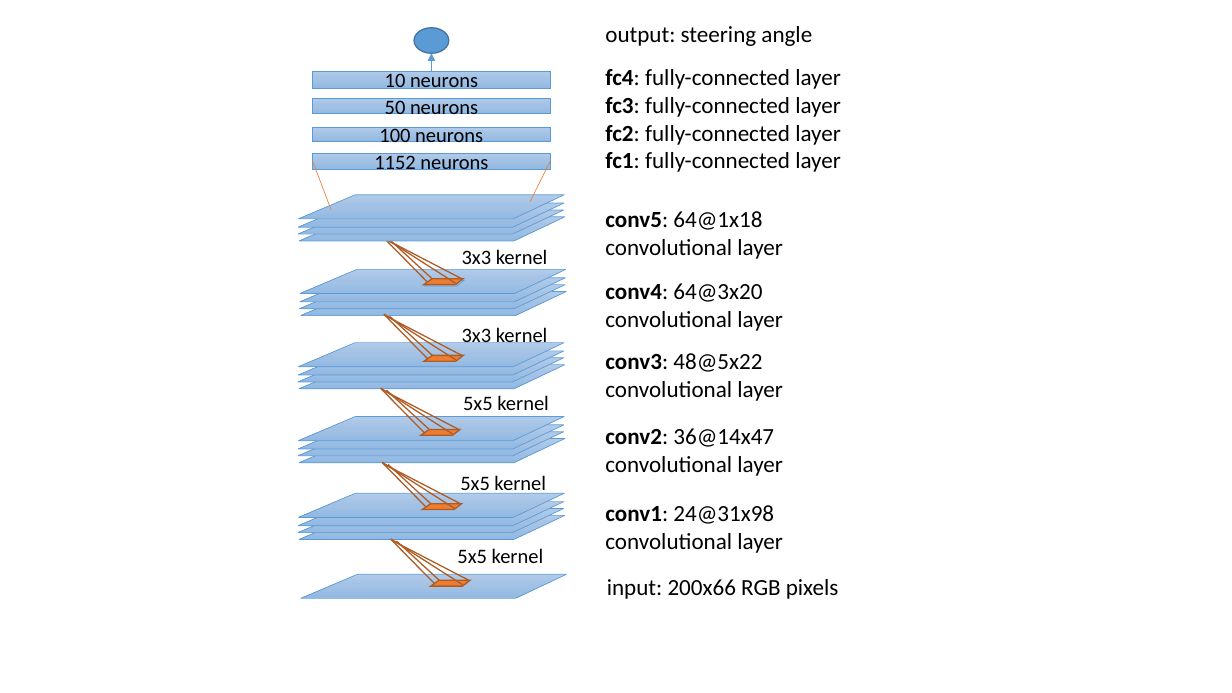
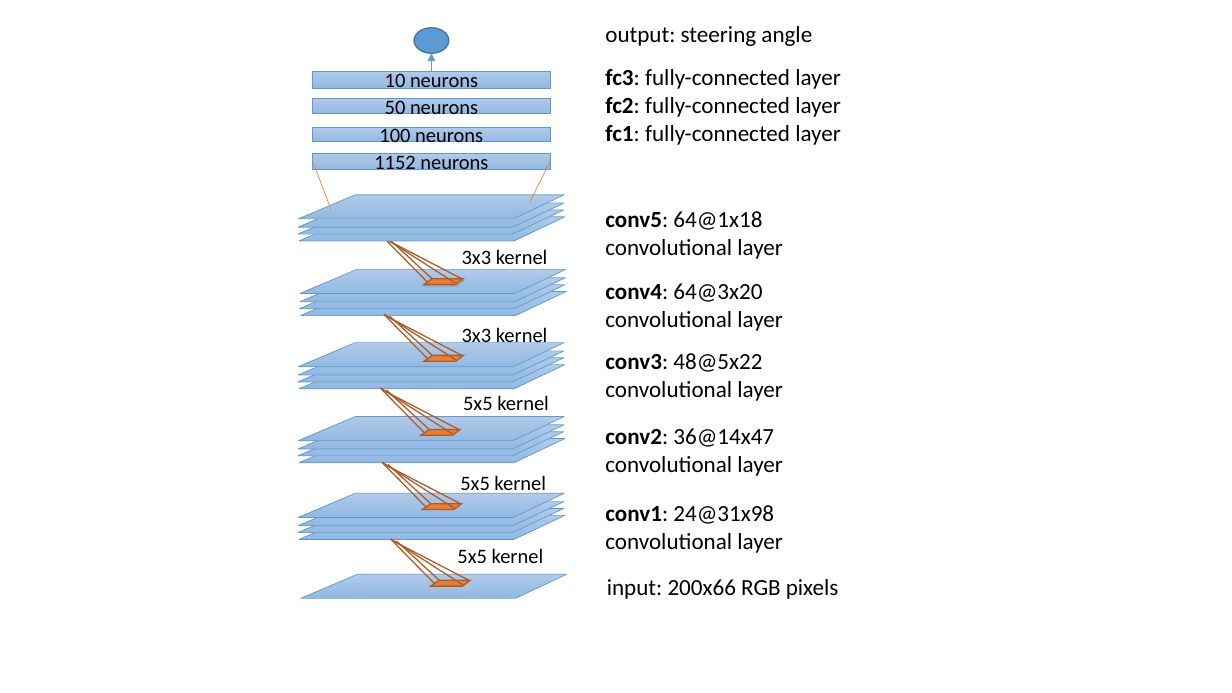
Before and after one commit to heechul/picar, a slide deck: slide 1 of paper/figs/architecture.pptx. Drawn at 1232x693 pixels with LibreOffice and Linux fonts; fonts in the diff are those of the drawing. Boxes give left, top, right and bottom in pixels: in the first picture for what was removed or moved away, otherwise in the second. Text is boxed around its words. In the diff, an @@ line names an element or a change of style, - is before the commit and + after.

Commit message:
Update figures
-Changed number of fully connected layers listed on the network
architecture figure
-Added a mapping of the cache sets for the RPi3 (not in paper yet)
-Changed line styles of figure 9

```diff
--- a/paper/figs/architecture.pptx
+++ b/paper/figs/architecture.pptx
@@ text at [605, 69, 841, 89]: paragraph removed @@
-fc4: fully-connected layer
```
Also in this commit, not shown: 4 other files.
